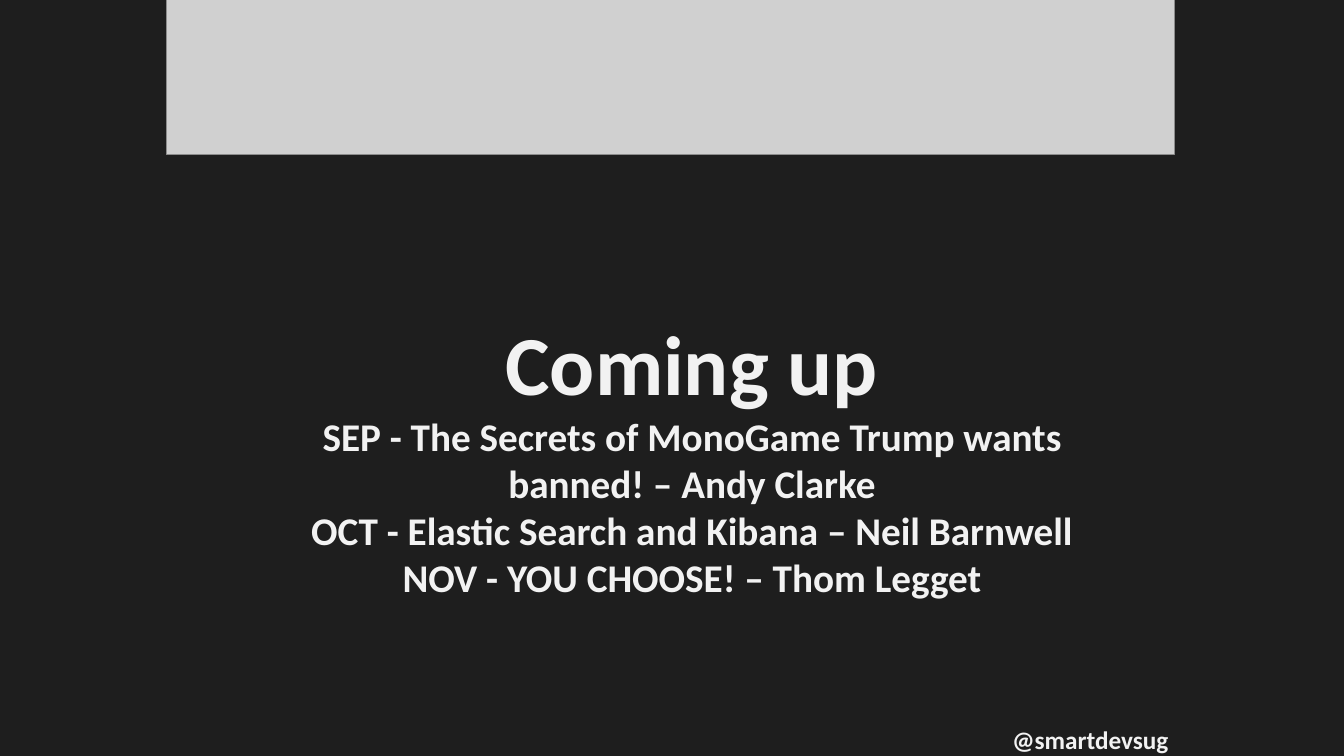
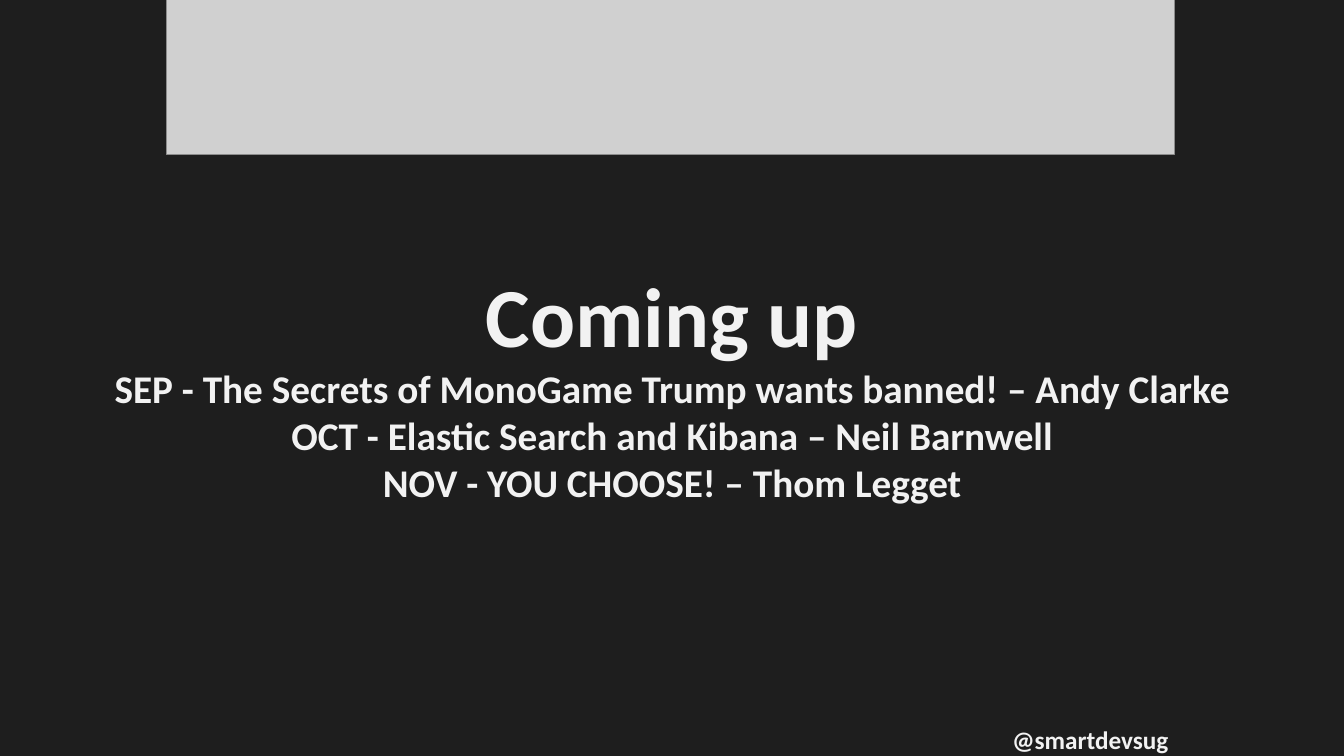
Before and after one commit to rippo/smartdevs, a slide deck: slide 6 of WelcomePresentation-SmartDevs.pptx (slide 5 before the commit). Drawn at 1344x756 pixels with LibreOffice and Linux fonts; fonts in the diff are those of the drawing; grey boxes stand for pictures. Boxes give left, top, right and bottom in pixels: in the first picture for what was removed or moved away, otherwise in the second. Text is boxed around its words. In the diff, an @@ line names an element or a change of style, - is before the commit and + after.

```diff
--- a/WelcomePresentation-SmartDevs.pptx
+++ b/WelcomePresentation-SmartDevs.pptx
@@ text "Coming up SEP - The ..." rewrapped from bbox=[311, 336, 1073, 599] to bbox=[115, 288, 1230, 504] @@
```
Also in this commit, not shown: 1 other slide changed, 1 slide added.
